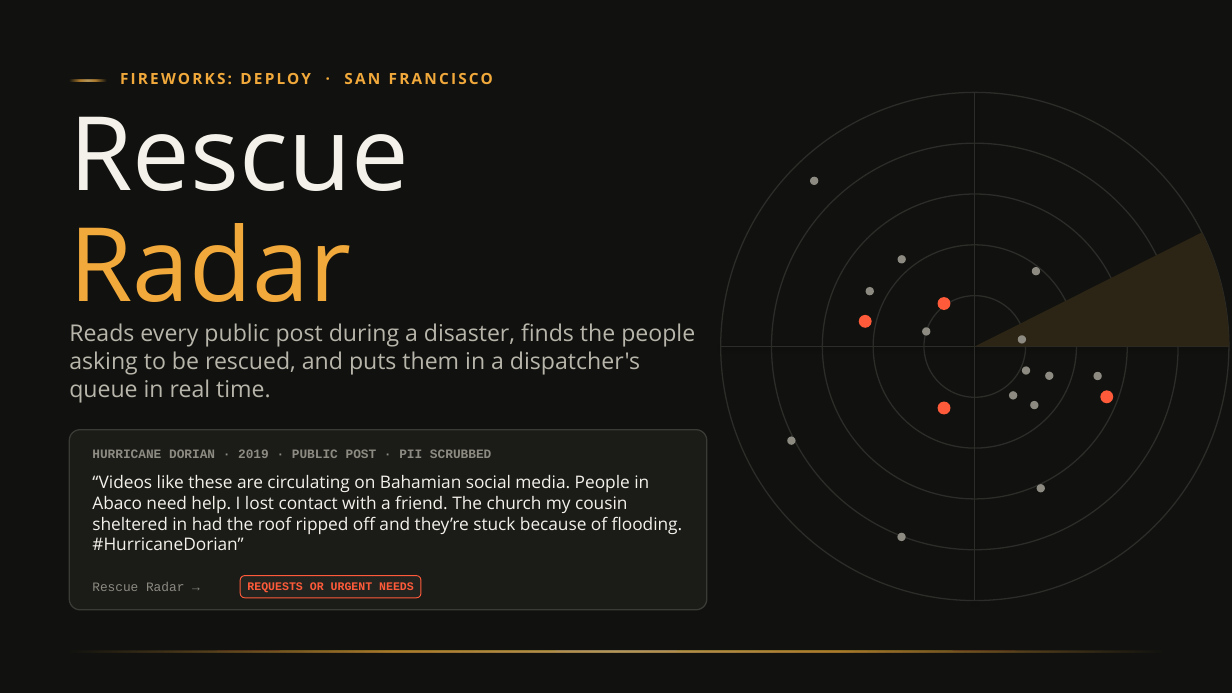
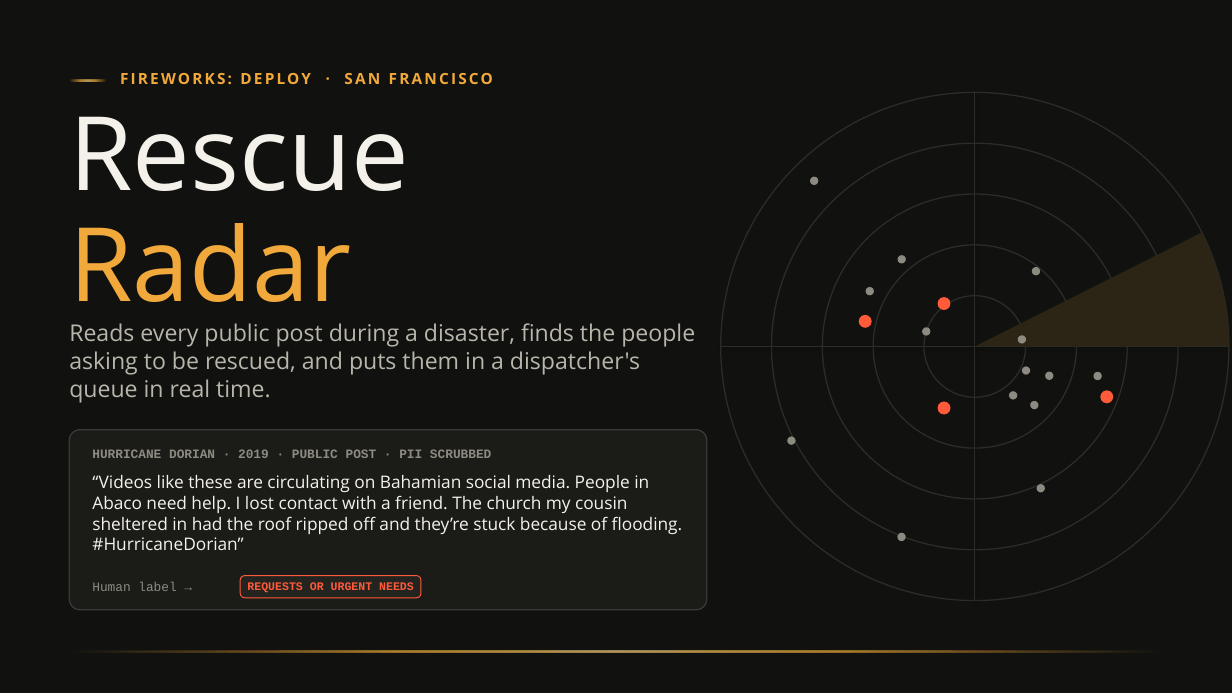
Before and after one commit to vnmoorthy/rescue-radar, a slide deck: slide 1 of deck/RescueRadar.pptx. Drawn at 1232x693 pixels with LibreOffice and Linux fonts; fonts in the diff are those of the drawing; background and template pictures are left out. Boxes give left, top, right and bottom in pixels: in the first picture for what was removed or moved away, otherwise in the second. Text is boxed around its words. In the diff, an @@ line names an element or a change of style, - is before the commit and + after.

```diff
--- a/deck/RescueRadar.pptx
+++ b/deck/RescueRadar.pptx
@@ text at (x1=92, y1=582, x2=176, y2=591): text changed @@
-Rescue Radar →
+Human label →
```
Also in this commit, not shown: 9 other slides changed, 1 slide added, 26 other files.
